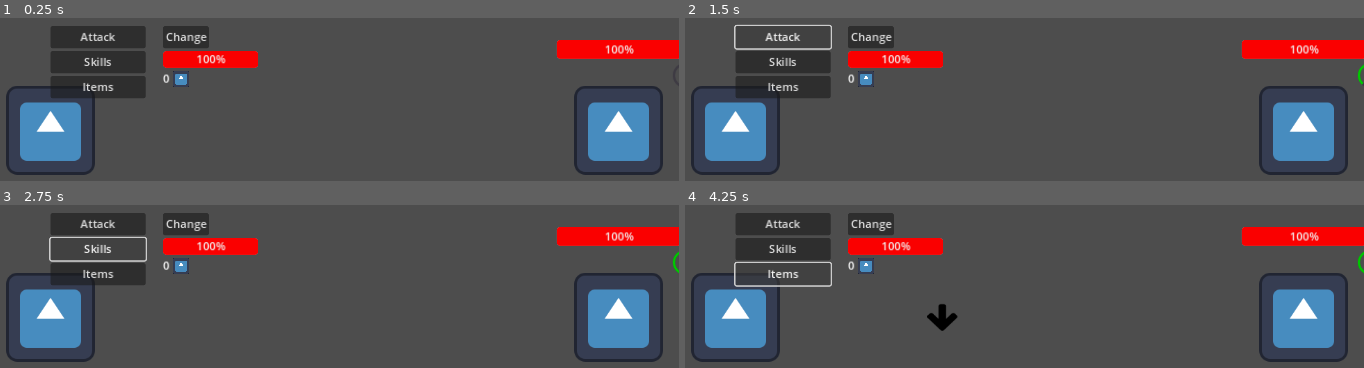
Above: before the commit, frames 1-4 (two rows, left to right).
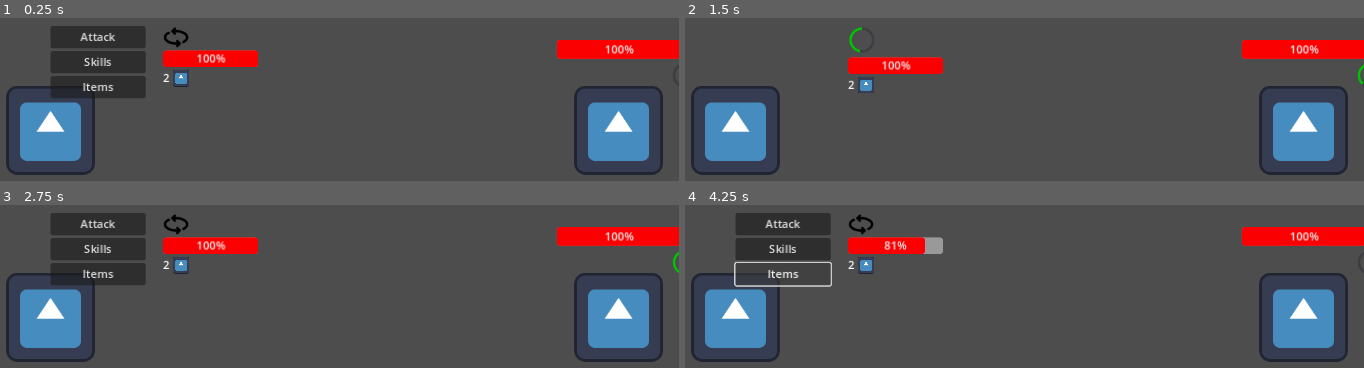
Above: after the commit, the same moments.

Repository: Frajerskie-Game-Studio/Shadow-Delivery
Game: Godot game, scene res://Scenes/World.tscn
The game is run twice, just before and just after one commit, with the same random seed, the same clock (stepped at 60 frames per second) and the same inputs. The engine's default icon, where the game draws it, is replaced by a stand-in: a white triangle on a blue panel in a dark square.
Inputs (mouse positions are in pixels of both pictures, inside the frame that each line leads up to; where the layout moved, square brackets give the same spot in the first picture):
- Up to frame 1 (0.25 s): no input
- Up to frame 2 (1.5 s): click (861, 37) [868, 37] at 0.5 s; click (780, 37) at 1.25 s, where only the run before the commit has a clickable "Attack"
- Up to frame 3 (2.75 s): click (95, 249) at 2 s, where only the run before the commit has a clickable "Skills"
- Up to frame 4 (4.25 s): move the mouse to (1302, 252) at 2.77 s; hold D (move_right) 2.78-3.5 s; click (1302, 252) at 2.85 s; click "Items" at 3.5 s

The runs differ from the first frame. In frame 1, 1.1% of the frame differs, in the area x 24-38%, y 4-43%; in frame 2, 6.3%, in the area x 7-38%, y 4-50%; in frame 3, 1.5%; in frame 4, 1.9%.

Commit message:
Battle system chapter 6 starting to implement range weapon attacks

Diff:
--- a/Data/lucjan_data.json
+++ b/Data/lucjan_data.json
@@ -8,8 +8,8 @@
 		"Getting ready": ["Lucjan waits to build up power, to attack 1.5x stronger", 0, 0, 15]
 	},
 		"equipment": {
-		"Mele_weapon":  ["Pickaxe", "Iconic.", 0],
-		"Range_weapon": ["Cheap flintlock", "A little old, but reliable", 0, 6],
+		"Mele_weapon":  ["Pickaxe", "Iconic.", 45],
+		"Range_weapon": ["Cheap flintlock", "A little old, but reliable", 60, 6],
 		"Armor": ["", "", 0]
 	}
 }
--- a/Data/mikut_data.json
+++ b/Data/mikut_data.json
@@ -3,7 +3,10 @@
 	"texture": "",
 	"hp": 80,
 	"max_hp": 100,
-	"attack": {"dmg": 45, "wait_time": 3},
+	"attack": {
+		"mele": {"dmg": 45, "wait_time": 3},
+		"range": {"dmg": 45, "wait_time": 5}
+		},
 	"skills": {
 
 	},
--- a/Scenes/Actors/Player.tscn
+++ b/Scenes/Actors/Player.tscn
@@ -39,4 +39,5 @@
 position = Vector2(298, 0)
 scale = Vector2(1.058, 1)
 
+[connection signal="change_style" from="AttackMenu" to="." method="_on_attack_menu_change_style"]
 [connection signal="i_will_attack" from="AttackMenu" to="." method="_on_attack_menu_i_will_attack"]
--- a/Scenes/Menus/actor_attack_menu.gd
+++ b/Scenes/Menus/actor_attack_menu.gd
@@ -17,7 +17,7 @@
 var Ammo
 
 signal i_will_attack()
-
+signal change_style
 
 func load_data(hp, max_hp, mele_skills, range_skills, ammo, ammo_texture_path):
 	HealthBar.max_value = max_hp
@@ -32,8 +32,20 @@
 	pass
 
 func _process(delta):
-	pass
+	if CurrentStyle == "range":
+		if Ammo <= 0:
+			AttackButton.disabled = true
+		else:
+			AttackButton.disabled = false
 
 
 func _on_attack_button_pressed():
 	i_will_attack.emit()
+
+
+func _on_change_style_pressed():
+	change_style.emit()
+	if CurrentStyle == "mele":
+		CurrentStyle = "range"
+	else:
+		CurrentStyle = "mele"
--- a/Scenes/Menus/actor_attack_menu.tscn
+++ b/Scenes/Menus/actor_attack_menu.tscn
@@ -1,8 +1,9 @@
-[gd_scene load_steps=6 format=3 uid="uid://cpsu8wxbqyj34"]
+[gd_scene load_steps=7 format=3 uid="uid://cpsu8wxbqyj34"]
 
 [ext_resource type="Texture2D" uid="uid://b2kqablq42vcj" path="res://Graphics/Menus/white_circle_small.png" id="1_0h6uo"]
 [ext_resource type="Texture2D" uid="uid://dmq71f8e1aqr7" path="res://icon.svg" id="1_6pjmx"]
 [ext_resource type="Script" path="res://Scenes/Menus/actor_attack_menu.gd" id="1_gkhpm"]
+[ext_resource type="Texture2D" uid="uid://xph8jp2n5jmt" path="res://Graphics/switch.png" id="2_kqchy"]
 
 [sub_resource type="StyleBoxFlat" id="StyleBoxFlat_we36a"]
 corner_radius_top_left = 5
@@ -52,7 +53,13 @@
 layout_mode = 2
 theme_override_constants/separation = 100
 
-[node name="ChangeStyle" type="Button" parent="HBoxContainer/RightMenu/ChangeAndTime"]
+[node name="ChangeStyle" type="TextureButton" parent="HBoxContainer/RightMenu/ChangeAndTime"]
+layout_mode = 2
+texture_normal = ExtResource("2_kqchy")
+texture_pressed = ExtResource("2_kqchy")
+
+[node name="ChangeStyle3" type="Button" parent="HBoxContainer/RightMenu/ChangeAndTime"]
+visible = false
 layout_mode = 2
 size_flags_horizontal = 0
 text = "Change"
@@ -86,3 +93,4 @@
 expand_mode = 3
 
 [connection signal="pressed" from="HBoxContainer/LeftMenu/AttackButton" to="." method="_on_attack_button_pressed"]
+[connection signal="pressed" from="HBoxContainer/RightMenu/ChangeAndTime/ChangeStyle" to="." method="_on_change_style_pressed"]
--- a/scripts/Actors/Character.gd
+++ b/scripts/Actors/Character.gd
@@ -14,7 +14,9 @@
 var waiting = false
 var can_be_attacked = true
 var ready_to_attack_bool = false
+var changing_style = false
 var selected_attack
+var current_style = "mele"
 
 signal ready_to_attack()
 signal attacking
@@ -49,6 +51,20 @@
 func _ready():
 	load_data()
 
+func get_ammo():
+	return Equipment.Range_weapon[3]
+
+func decrement_ammo():
+	Equipment.Range_weapon[3] -= 1
+
+func get_style():
+	return current_style
+
+func set_style():
+	if current_style == "mele":
+		current_style = "range"
+	else:
+		current_style = "mele"
 
 func use_item(item):
 	if item[1] != 0:
--- a/scripts/Actors/Player.gd
+++ b/scripts/Actors/Player.gd
@@ -21,7 +21,7 @@
 func _ready():
 	#hp, max_hp, mele_skills, range_skills, ammo, ammo_texture_path
 	load_data()
-	$AttackMenu.load_data(Hp, MaxHp, {}, {}, 0, "")
+	$AttackMenu.load_data(Hp, MaxHp, {}, {}, get_ammo(), "")
 
 func unlock():
 	$PlayerBody.unlock_movement()
@@ -45,26 +45,27 @@
 	if Hp <= 0:
 		queue_free()
 	else:
-		$AttackMenu.load_data(Hp, MaxHp, {}, {}, 0, "")
+		$AttackMenu.load_data(Hp, MaxHp, {}, {}, get_ammo(), "")
 
 
 func _process(delta):
 	if duringSkillCheck:
-		if Input.is_action_just_pressed(skillChecks[skillCheckStep], true):
-			duringSkillCheck = false
-			timer.timeout.emit()
-			timer.stop()
-			#if skillCheckStep < len(skillChecks) - 1:
-				#skillCheckStep += 1
-
+		if current_style == "mele":
+			if Input.is_action_just_pressed(skillChecks[skillCheckStep], true):
+				duringSkillCheck = false
+				timer.timeout.emit()
+				timer.stop()
+				#if skillCheckStep < len(skillChecks) - 1:
+					#skillCheckStep += 1
 
 	if waiting and !wait_timer.is_paused():
 		#100 / floor(wait_timer.wait_time / delta)
 		$AttackMenu/HBoxContainer/RightMenu/ChangeAndTime/WaitTimeBar.step = $AttackMenu/HBoxContainer/RightMenu/ChangeAndTime/WaitTimeBar.max_value / (wait_timer.wait_time / delta)
 		$AttackMenu/HBoxContainer/RightMenu/ChangeAndTime/WaitTimeBar.value += $AttackMenu/HBoxContainer/RightMenu/ChangeAndTime/WaitTimeBar.step
+
 func _on_attack_menu_i_will_attack():
 	ready_to_attack_bool = true
-	ready_to_attack.emit(Attack, self)
+	ready_to_attack.emit(Attack[current_style], self)
 
 func start_attack(attack):
 	ready_to_attack_bool = false
@@ -95,6 +96,9 @@
 			if skillCheckStep == len(skillChecks) - 1:
 				print("correct")
 				attacking.emit(selected_attack)
+				if current_style == "range":
+					decrement_ammo()
+					$AttackMenu.load_data(Hp, MaxHp, {}, {}, get_ammo(), "")
 				timer.queue_free()
 				skillChecks.clear()
 				skillCheckStep = 0
@@ -137,3 +141,26 @@
 	$AttackMenu/HBoxContainer/LeftMenu/SkillsButton.visible = true
 	$AttackMenu/HBoxContainer/LeftMenu/ItemsButton.visible = true
 	$AttackMenu/HBoxContainer/LeftMenu/AttackButton.visible = true
+	$AttackMenu/HBoxContainer/RightMenu/ChangeAndTime/ChangeStyle.visible = true
+	if changing_style:
+		set_style()
+		changing_style = false
+
+
+func _on_attack_menu_change_style():
+	changing_style = true
+	$AttackMenu/HBoxContainer/LeftMenu/SkillsButton.visible = false
+	$AttackMenu/HBoxContainer/LeftMenu/ItemsButton.visible = false
+	$AttackMenu/HBoxContainer/LeftMenu/AttackButton.visible = false
+	$AttackMenu/HBoxContainer/RightMenu/ChangeAndTime/ChangeStyle.visible = false
+	var timebar = $AttackMenu/HBoxContainer/RightMenu/ChangeAndTime/WaitTimeBar
+	timebar.visible = true
+	wait_timer = Timer.new()
+	wait_timer.one_shot = true
+	wait_timer.wait_time = 2
+	wait_timer.timeout.connect(_on_wait_time_timeout)
+	add_child(wait_timer)
+	timebar.max_value = 100
+	timebar.value = 0
+	waiting = true
+	wait_timer.start()
Binary file added: Graphics/switch.png
Not shown, added: Graphics/switch.png.import
